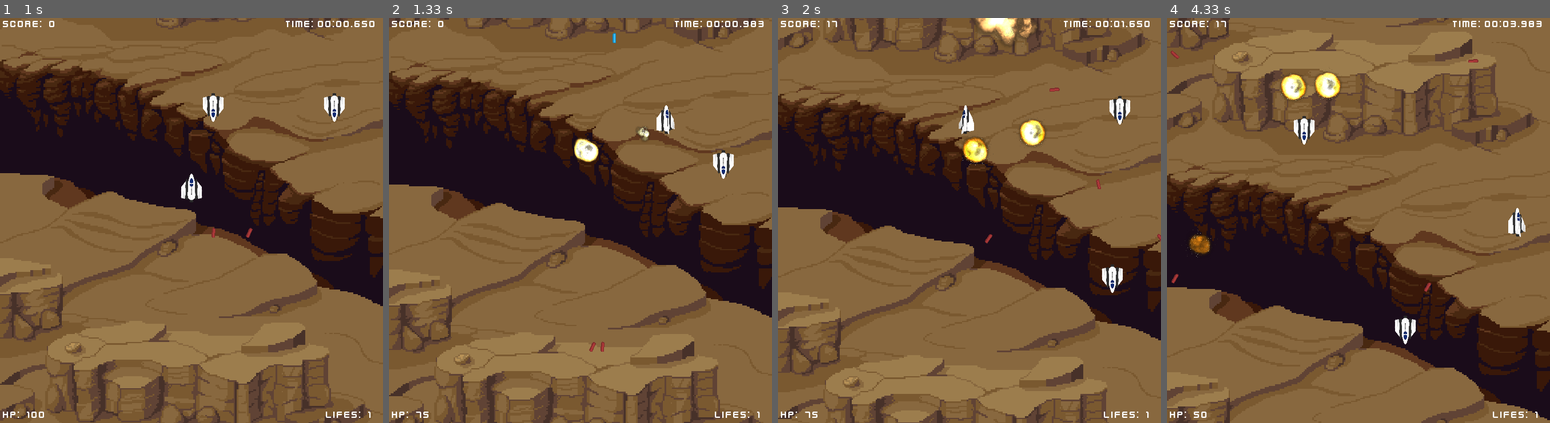
Above: before the commit, frames 1-4 (left to right).
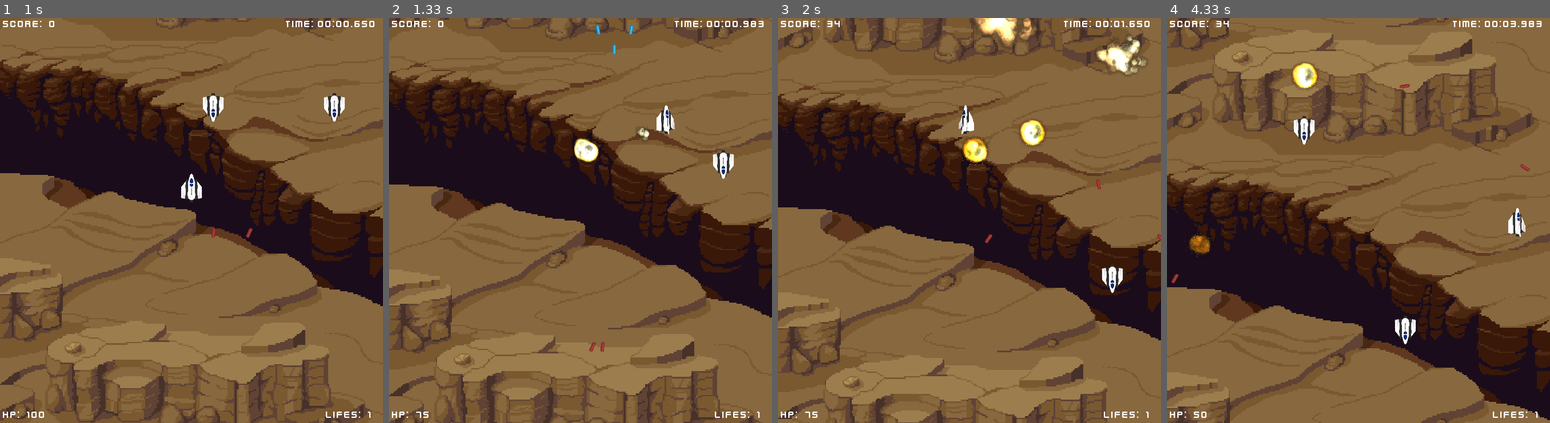
Above: after the commit, the same moments.

Repository: 2ndcouteau/Py_shmup
Game: pygame game, started from srcs/main.py
Two runs of this game, one before a commit and one after it. Both use one fixed random seed, a clock stepped at 60 frames per second and the inputs below.
Inputs:
- Up to frame 1 (1 s): tap Enter at 0.33 s; hold Up from 0.67 s (still down)
- Up to frame 2 (1.33 s): release Up at 1.13 s; hold Right from 1.17 s (still down); tap Space at 1.23 s
- Up to frame 3 (2 s): tap Space at 1.53, 1.73 s; release Right at 1.63 s; hold Left from 1.67 s (still down)
- Up to frame 4 (4.33 s): tap Space at 2.03, 2.3, 2.63, 2.93, 3.07, 3.47, 3.77, 4.13 s; release Left at 2.2 s; hold Down 2.23-2.53 s; tap E at 2.38, 3.55 s; hold Left 2.57-2.97 s; hold Up 3-3.37 s; hold Right 3.4-4.03 s; hold Down from 4.07 s (still down)

Frame 1 is identical in both runs. In frame 2, less than 0.1% of the frame differs, in the area x 53-64%, y 1-10%; in frame 3, 1.4%, in the area x 12-97%, y 0-27%; in frame 4, 1.1%.

Commit message:
[ADD] Add new weapon - {SIMPLE, DOUBLE, TRIPLE} SHOT

Diff:
--- a/srcs/class_Enemy.py
+++ b/srcs/class_Enemy.py
@@ -64,7 +64,7 @@
 
 	def shoot(self):
 		self.timer -= self.g.dt
-		if self.timer <= 0:
+		if (self.timer <= 0):
 			Shoot(self.g, ENEMIES, self.speed * 2, self.rect.centerx, self.rect.bottom)
 			# Reset the countdown shoot timer + salt time
 			self.timer = ENEMIES_SHOOT_FREQUENCY + randint(0, 1000)
@@ -78,5 +78,5 @@
 
 		# self.toto.update(self)
 		# If the enemy go out the window, unreference it
-		if self.rect.y > Y_WINDOW:
+		if (self.rect.y > Y_WINDOW):
 			self.kill()
--- a/srcs/class_Explosion.py
+++ b/srcs/class_Explosion.py
@@ -41,9 +41,9 @@
 
 	def update(self):
 		self.timer -= self.g.dt
-		if self.timer <= 0:
+		if (self.timer <= 0):
 			self.frame += 1
-			if self.frame == self.len:
+			if (self.frame == self.len):
 				self.kill()
 			else:
 				center = self.rect.center  ## ??
--- a/srcs/class_Player.py
+++ b/srcs/class_Player.py
@@ -6,11 +6,12 @@
 
 from random			import randint
 from class_Entities	import Entities
-from class_Shoot	import Shoot
+from class_Shoot	import Simple_shot, Double_shots, Triple_shots
 from constants		import (X_WINDOW, Y_WINDOW,
 							LEFT, RIGHT,
 							IMG_PLAYER, IMG_PLAYER_SPRITES,
 							PLAYER_HP, PLAYER_LIVES,
+							W_SIMPLE, W_DOUBLE, W_TRIPLE,
 							ALLIES,
 							PLAYER_SHOOT_FREQUENCY,
 							PLAYER_FRAME_RATE,
@@ -34,6 +35,8 @@
 		self.range = 0
 		self.range_left = -10 # min: -15, max: 0
 		self.range_right = 10 # min: 0, max: 15
+		# self.weapon = W_SIMPLE
+		self.weapon = W_TRIPLE
 		self.g = g
 
 		# Load all sprites positions
@@ -75,8 +78,12 @@
 	def shoot(self, g):
 		self.timer_shoot -= g.dt
 		if self.timer_shoot <= 0:
-			Shoot(g, ALLIES, self.speed + 1, self.rect.centerx, self.rect.top)
-
+			if (self.weapon == W_SIMPLE):
+				Simple_shot(g, ALLIES, self)
+			elif (self.weapon == W_DOUBLE):
+				Double_shots(g, ALLIES, self)
+			elif (self.weapon == W_TRIPLE):
+				Triple_shots(g, ALLIES, self)
 			if (g.opt_sfx == True):
 				self.sound_shoot.play()
 			# self.sound_shoot[randint(0, 5)].play()
@@ -86,7 +93,7 @@
 			self.timer_shoot = PLAYER_SHOOT_FREQUENCY
 
 	def take_dammage(self, g, dammage):
-		if self.timer_damage <= 0:
+		if (self.timer_damage <= 0):
 			self.hp -= dammage
 			self.timer_damage = DAMAGE_UNVULNERABILITY_TIME
 
@@ -139,7 +146,7 @@
 	def manage_direction_animation(self):
 		self.timer -= self.g.dt
 		if (self.direction is not None) : # Animation from player input
-			if self.timer <= 0:
+			if (self.timer <= 0):
 				if (self.direction == RIGHT):
 					if ((self.range + 1) < self.range_right):
 						self.range += 6 if (self.range < 0) else 1
--- a/srcs/class_Shoot.py
+++ b/srcs/class_Shoot.py
@@ -7,7 +7,7 @@
 from class_Entities	import Entities
 from constants		import (X_WINDOW,
 							Y_WINDOW,
-							UP,
+							UP, RIGHT_SHOT, LEFT_SHOT,
 							ALLIES,
 							ENEMIES,
 							IMG_LASER_PLAYER,
@@ -16,14 +16,13 @@
 							# SOUND_SHOOT_ENNEMIES)
 
 class Shoot(Entities):
-	def __init__(self, g, type, speed, x, y):
+	def __init__(self, g, type, speed, x, y, direction=UP):
 		Entities.__init__(self, _hp = 1, _lives = 0, _speed = speed, _type = type)
-		self.name = "Shoot"
 
 		# Load image from media
 		# self.image = IMG_PLAYER.convert_alpha()
 		# g.Rect_entities.append(pygame.draw.circle(g.window, [120, 0, 255], (g.player.rect[0], g.player.rect[1] + 15), 5))
-		if self.type == ALLIES:
+		if (self.type == ALLIES):
 			self.image = IMG_LASER_PLAYER.convert_alpha()
 		else :
 			self.image = IMG_LASER_ENEMY.convert_alpha()
@@ -42,19 +41,23 @@
 		self.rect.bottom = y
 		self.rect.centerx = x
 
-		if self.type == ALLIES:
-			# self.image.fill(BLUE)
-			self.direction = UP
+		if (self.type == ALLIES):
+			self.set_direction(g, direction)
 			g.sprites_allies_shoots.add(self)
 		else:
-			# self.image.fill(RED)
-			# self.direction = DOWN
 			self.target_player(g)
 			g.sprites_enemies_shoots.add(self)
 
 		# if self.sound:
 		# 	self.sound.play()
 		g.all_sprites.add(self)
+
+	def set_direction(self, g, direction):
+		self.direction = direction
+		if (self.direction[1] != 0) :
+			angle = degrees(atan(self.direction[0] / self.direction[1]))
+			self.image = pygame.transform.rotate(self.image, angle);
+
 
 	def target_player(self, g):
 		self.direction = g.player.rect.centerx - self.rect.centerx, g.player.rect.top - self.rect.centery
@@ -65,10 +68,10 @@
 			angle = 0
 
 		if abs(self.direction[0]) > abs(self.direction[1]):
-			if self.direction[0] != 0:
+			if (self.direction[0] != 0):
 				self.direction = self.direction[0] / abs(self.direction[0]), self.direction[1] / abs(self.direction[0])
 		else :
-			if self.direction[1] != 0:
+			if (self.direction[1] != 0):
 				self.direction = self.direction[0] / abs(self.direction[1]), self.direction[1] / abs(self.direction[1])
 
 		self.image = pygame.transform.rotate(self.image, angle);
@@ -81,7 +84,25 @@
 		self.move()
 
 		# If the shoot go out the window, unreference it
-		if self.rect.top > Y_WINDOW and self.type == ENEMIES:
+		if (self.rect.top > Y_WINDOW and self.type == ENEMIES):
 			self.kill()
-		elif self.rect.bottom < 0 and self.type == ALLIES:
+		elif (self.rect.bottom < 0 and self.type == ALLIES):
 			self.kill()
+
+class Simple_shot():
+	def __init__(self, g, type, shooter):
+		self.name = "Simple shot"
+		Shoot(g, type, shooter.speed + 1, shooter.rect.centerx + 7, shooter.rect.top)
+
+class Double_shots():
+	def __init__(self, g, type, shooter):
+		self.name = "Double shots"
+		Shoot(g, type, shooter.speed + 1, shooter.rect.centerx + 7, shooter.rect.top)
+		Shoot(g, type, shooter.speed + 1, shooter.rect.centerx - 7, shooter.rect.top)
+
+class Triple_shots():
+	def __init__(self, g, type, shooter):
+		self.name = "Triple shots"
+		Shoot(g, type, shooter.speed + 10, shooter.rect.centerx + 10, shooter.rect.top + 15, direction=RIGHT_SHOT)
+		Shoot(g, type, shooter.speed + 10, shooter.rect.centerx - 12, shooter.rect.top + 15, direction=LEFT_SHOT)
+		Shoot(g, type, shooter.speed + 1, shooter.rect.centerx, shooter.rect.top + 20)
--- a/srcs/constants.py
+++ b/srcs/constants.py
@@ -54,6 +54,10 @@
 RIGHT = (1, 0)
 LEFT = (-1, 0)
 
+## DIRECTION SHOTS
+RIGHT_SHOT = (0.15, -0.85)
+LEFT_SHOT = (-0.15, -0.85)
+
 ## FLAG STATE PROG
 F_GAME = 1 << 0
 F_MAIN_MENU = 1 << 1
@@ -83,6 +87,11 @@
 HIT_SHIP_ENNEMIES = 33
 HIT_SHOT_PLAYER = 17
 
+
+## WEAPON
+W_SIMPLE = 0
+W_DOUBLE = 1
+W_TRIPLE = 2
 
 #############################
 ## ARRAY GAME LINE POSITION #
